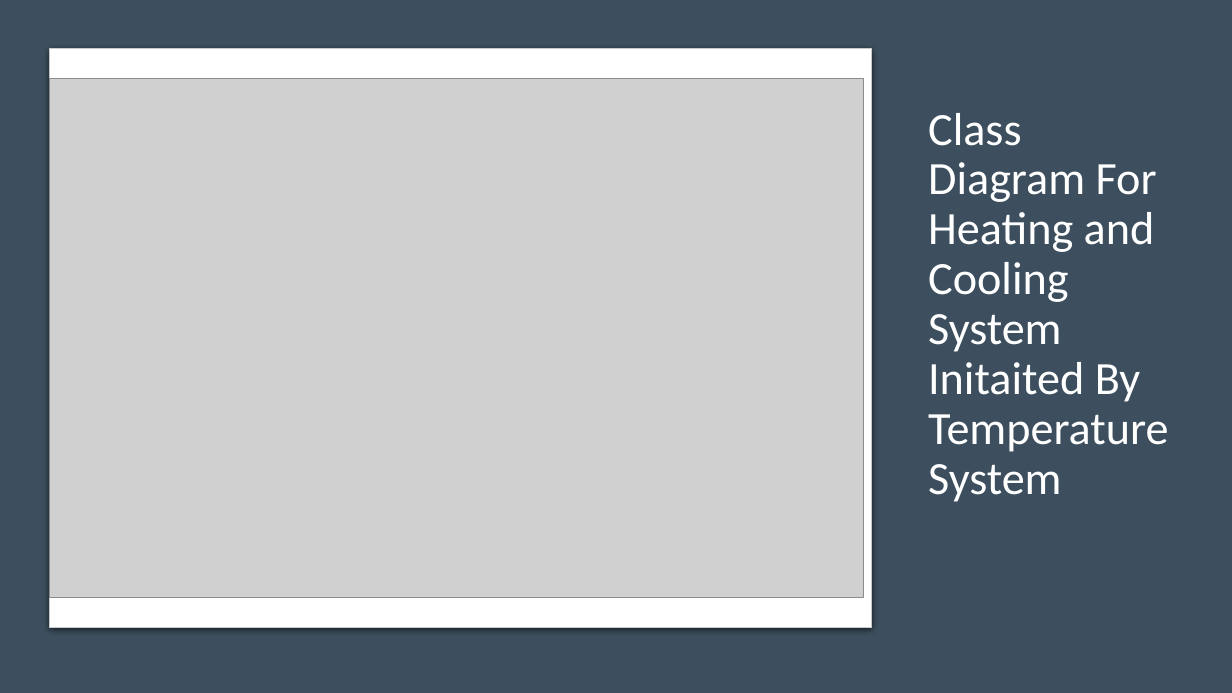
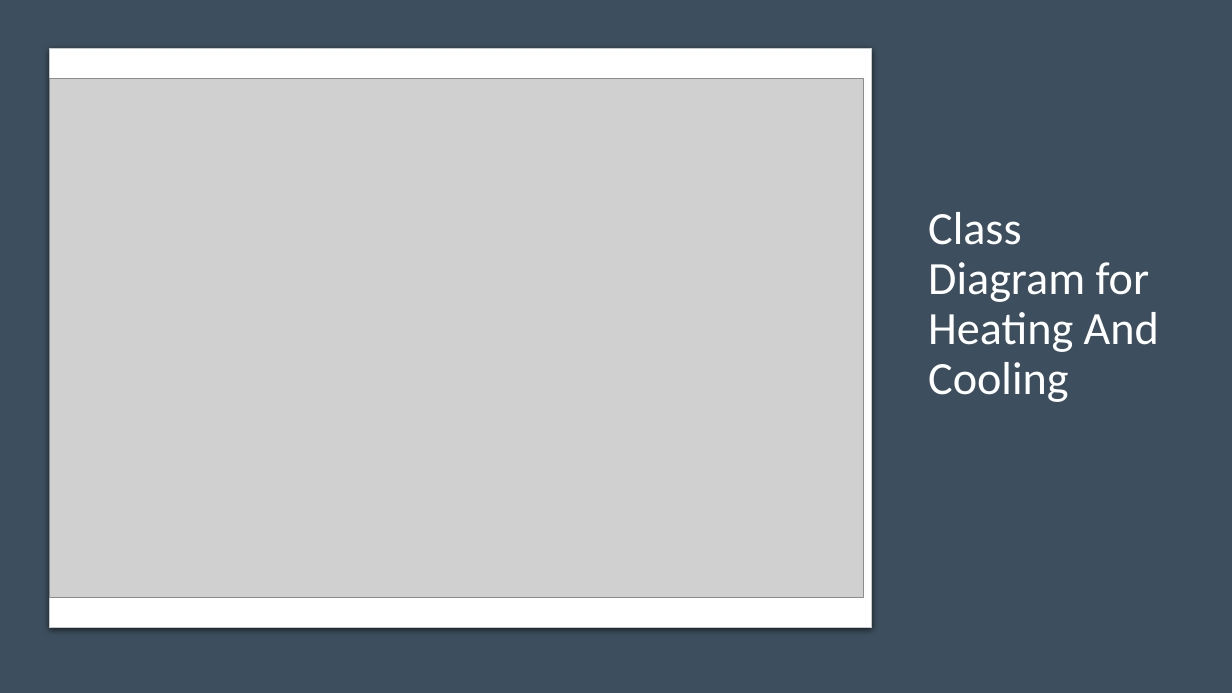
Before and after one commit to Microcontroller-Team-1/winter20-21, a slide deck: slide 7 of Project_Week_7&8/Precise Analysis.pptx. Drawn at 1232x693 pixels with LibreOffice and Linux fonts; fonts in the diff are those of the drawing; grey boxes stand for pictures. Boxes give left, top, right and bottom in pixels: in the first picture for what was removed or moved away, otherwise in the second. Text is boxed around its words. In the diff, an @@ line names an element or a change of style, - is before the commit and + after.

```diff
--- a/Project_Week_7&8/Precise Analysis.pptx
+++ b/Project_Week_7&8/Precise Analysis.pptx
@@ title at box(928, 212, 1159, 402): text changed @@
-Class Diagram For Heating and Cooling System Initaited By Temperature System
+Class Diagram for Heating And Cooling
```
Also in this commit, not shown: 2 other slides changed.
